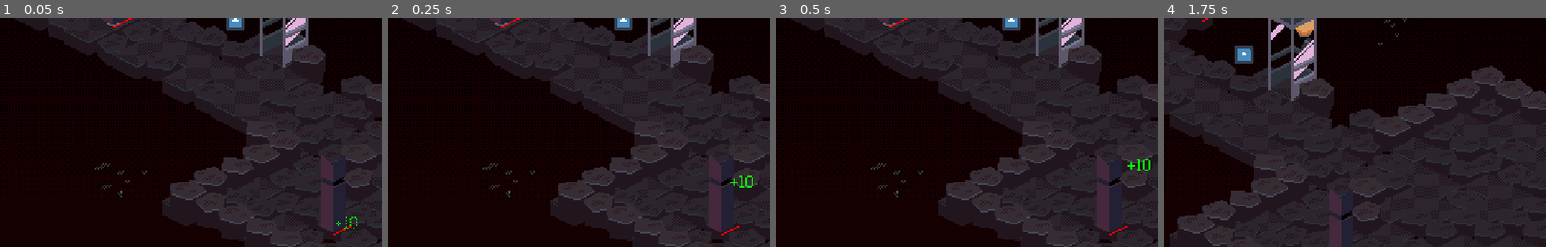
Above: before the commit, frames 1-4 (left to right).
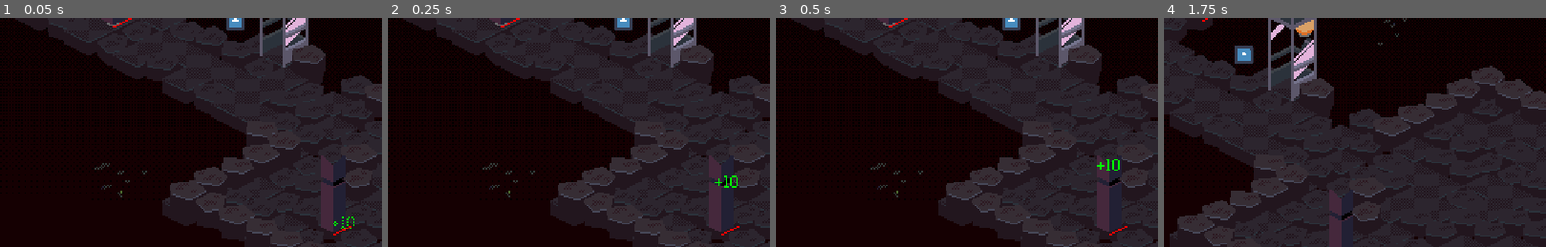
Above: after the commit, the same moments.

Repository: webcatzz/bad-dream
Game: Godot game, scene res://world/test.tscn
Two runs of this game, one before a commit and one after it. Both use one fixed random seed, a clock stepped at 60 frames per second and the inputs below. The engine's default icon, where the game draws it, is replaced by a stand-in: a white triangle on a blue panel in a dark square.
Inputs (mouse positions are % of the whole screen's width and height, from its top left):
- Up to frame 1 (0.05 s): no input
- Up to frame 2 (0.25 s): no input
- Up to frame 3 (0.5 s): no input
- Up to frame 4 (1.75 s): tap Enter (ui_accept) at 0.5, 0.77, 1.52 s; move the mouse to (72, 45) at 0.52 s; hold W (move_right) 0.53-1.28 s; hold Shift (shift) 0.53-1.28 s; click (72, 45) at 0.67 s; move the mouse to (30, 55) at 1.27 s; hold S (move_down) from 1.28 s (still down); tap Shift (shift) at 1.35 s
The pictures show only the part of the screen within x 35-85%, y 50-100%; the shares and areas given below are measured in that part.

The runs differ from the first frame. In frame 1, less than 0.1% of the frame differs, in the area x 87-94%, y 86-93%; in frame 2, 0.2%; in frame 3, 0.2%, in the area x 84-98%, y 61-67%; in frame 4, nothing differs.

Commit message:
actors no longer evade if they are up against a wall

Diff:
--- a/node/actor/actor.gd
+++ b/node/actor/actor.gd
@@ -63,7 +63,7 @@
 	data.health_changed_by.connect(_on_health_changed_by)
 	data.status_effect_added.connect(_on_status_effect_added)
 	data.status_effect_removed.connect(_on_status_effect_removed)
-	data.evaded.connect(emit_text.bind("evaded!"))
+	data.evaded.connect(_on_evaded)
 	data.defeated.connect(_on_defeated)
 
 
@@ -110,6 +110,10 @@
 	emit_text("- " + effect_name)
 
 
+func _on_evaded(successful: bool) -> void:
+	emit_text("evaded!" if successful else "can't evade!")
+
+
 func _on_defeated() -> void:
 	$Collision.disabled = true
 	$Animator.queue("defeated")
--- /dev/null
+++ b/node/text_particle.gd
@@ -0,0 +1,9 @@
+extends Label
+
+
+func _ready():
+	var x: int = randi_range(16, 32)
+	if randf() > 0.5: x = -x
+
+	var tween: Tween = get_tree().create_tween()
+	tween.tween_property(self, "position:x", x, 1)
--- a/node/text_particle.tscn
+++ b/node/text_particle.tscn
@@ -1,6 +1,7 @@
-[gd_scene load_steps=5 format=3 uid="uid://be240quocrkry"]
+[gd_scene load_steps=6 format=3 uid="uid://be240quocrkry"]
 
 [ext_resource type="Material" uid="uid://cfvbajr6t5dre" path="res://asset/shader/dither_vertex.tres" id="1_8h0wh"]
+[ext_resource type="Script" path="res://node/text_particle.gd" id="1_m4rng"]
 
 [sub_resource type="Animation" id="Animation_ec6h4"]
 length = 0.001
@@ -34,46 +35,34 @@
 tracks/0/type = "value"
 tracks/0/imported = false
 tracks/0/enabled = true
-tracks/0/path = NodePath(".:position:x")
-tracks/0/interp = 1
+tracks/0/path = NodePath(".:position:y")
+tracks/0/interp = 2
 tracks/0/loop_wrap = true
 tracks/0/keys = {
-"times": PackedFloat32Array(0, 1),
-"transitions": PackedFloat32Array(1, 1),
-"update": 0,
-"values": [0.0, 24.0]
-}
-tracks/1/type = "value"
-tracks/1/imported = false
-tracks/1/enabled = true
-tracks/1/path = NodePath(".:position:y")
-tracks/1/interp = 2
-tracks/1/loop_wrap = true
-tracks/1/keys = {
 "times": PackedFloat32Array(0, 0.1, 0.9, 1),
 "transitions": PackedFloat32Array(1, 1, 1, 1),
 "update": 0,
 "values": [0.0, -16.0, -16.0, 0.0]
 }
-tracks/2/type = "value"
-tracks/2/imported = false
-tracks/2/enabled = true
-tracks/2/path = NodePath(".:modulate")
-tracks/2/interp = 1
-tracks/2/loop_wrap = true
-tracks/2/keys = {
+tracks/1/type = "value"
+tracks/1/imported = false
+tracks/1/enabled = true
+tracks/1/path = NodePath(".:modulate")
+tracks/1/interp = 1
+tracks/1/loop_wrap = true
+tracks/1/keys = {
 "times": PackedFloat32Array(0, 0.1, 0.7, 1),
 "transitions": PackedFloat32Array(1, 1, 1, 1),
 "update": 0,
 "values": [Color(1, 1, 1, 0), Color(1, 1, 1, 1), Color(1, 1, 1, 1), Color(1, 1, 1, 0)]
 }
-tracks/3/type = "method"
-tracks/3/imported = false
-tracks/3/enabled = true
-tracks/3/path = NodePath(".")
-tracks/3/interp = 1
-tracks/3/loop_wrap = true
-tracks/3/keys = {
+tracks/2/type = "method"
+tracks/2/imported = false
+tracks/2/enabled = true
+tracks/2/path = NodePath(".")
+tracks/2/interp = 1
+tracks/2/loop_wrap = true
+tracks/2/keys = {
 "times": PackedFloat32Array(1),
 "transitions": PackedFloat32Array(1),
 "values": [{
@@ -95,6 +84,7 @@
 theme_type_variation = &"LabelSmall"
 theme_override_colors/font_color = Color(1, 1, 1, 1)
 text = "text"
+script = ExtResource("1_m4rng")
 
 [node name="Animator" type="AnimationPlayer" parent="."]
 libraries = {
--- a/resource/script/actor.gd
+++ b/resource/script/actor.gd
@@ -7,7 +7,7 @@
 # stats
 signal health_changed(value: int)
 signal health_changed_by(value: int)
-signal evaded
+signal evaded(successful: bool)
 signal defeated
 # turns
 signal turn_started
@@ -81,7 +81,6 @@
 
 var path: Array[Dictionary] ## Contains all previous orientation states this turn.
 var focusing: Action ## [Action] the actor is focusing on.
-var will_evade_next: bool
 
 # node
 var node: ActorNode ## Node representation.
@@ -145,18 +144,17 @@
 
 ## Runs results of [param action].
 func recieve_action(action: Action) -> void:
-	if randf() < evasion:
-		evade(action.cause.facing)
-	else:
-		if action.strength:
-			if action.type == Action.Type.HEALING: heal(action.strength)
-			else: damage(action.strength, action.type)
-		if action.knockback_type:
-			var vector: Vector2i = Iso.rotate_grid_vector(action.knockback_vector, action.cause.facing)
-			facing = -vector
-			position += calculate_knockback(vector)
-		if action.status_effect:
-			add_status_effect(action.status_effect.duplicate())
+	if randf() < evasion and try_evade(action.cause.facing): return
+
+	if action.strength:
+		if action.type == Action.Type.HEALING: heal(action.strength)
+		else: damage(action.strength, action.type)
+	if action.knockback_type:
+		var vector: Vector2i = Iso.rotate_grid_vector(action.knockback_vector, action.cause.facing)
+		facing = -vector
+		position += calculate_knockback(vector)
+	if action.status_effect:
+		add_status_effect(action.status_effect.duplicate())
 
 
 ## Modifies [param amount] according to the actor's type affinities,
@@ -172,11 +170,15 @@
 
 
 ## Evades an attack.
-func evade(direction: Vector2i) -> void:
-	facing = -direction
-	position += direction
-	decide_next_evade()
-	evaded.emit()
+func try_evade(direction: Vector2i) -> bool:
+	var successful: bool = Battle.astar.is_point_travellable(position + direction)
+
+	if successful:
+		facing = -direction
+		position += direction
+
+	evaded.emit(successful)
+	return successful
 
 
 
@@ -221,10 +223,6 @@
 	if weak_against.has(type): return amount * 2
 	if strong_against.has(type): return amount / 2
 	return amount
-
-
-func decide_next_evade() -> void:
-	will_evade_next = randf() > evasion
 
 
 
@@ -269,8 +267,6 @@
 # internal
 
 func _init() -> void:
-	Battle.started.connect(decide_next_evade)
-
 	_export_init.call_deferred()
 
 
--- a/script/battle_astar.gd
+++ b/script/battle_astar.gd
@@ -16,16 +16,29 @@
 func generate() -> void:
 	for x in region.size.x: for y in region.size.y:
 		var point: Vector2i = Vector2i(x, y) + region.position
-		if _point_has_collision(point):
-			set_point_solid(point, true)
+
+		var collisions: Array[Dictionary] = _get_point_collisions(point)
+		if collisions:
+			for collision: Dictionary in collisions:
+				if not collision.collider is ActorNode:
+					set_point_solid(point, true)
+					break
+
+
+func is_point_travellable(point: Vector2i) -> bool:
+	return (
+		region.has_point(point) and
+		not is_point_solid(point) and
+		not _get_point_collisions(point)
+	)
 
 
 # Returns high cost if the point collides with a body.
 func _compute_cost(from_id: Vector2i, to_id: Vector2i) -> float:
-	return 999 if _point_has_collision(to_id) else 1
+	return 999 if _get_point_collisions(to_id) else 1
 
 
 # Returns true if the point collides with a body.
-func _point_has_collision(point: Vector2i) -> bool:
+func _get_point_collisions(point: Vector2i) -> Array[Dictionary]:
 	_point_query.position = Iso.from_grid(point)
-	return true if _space_state.intersect_point(_point_query) else false
+	return _space_state.intersect_point(_point_query)
